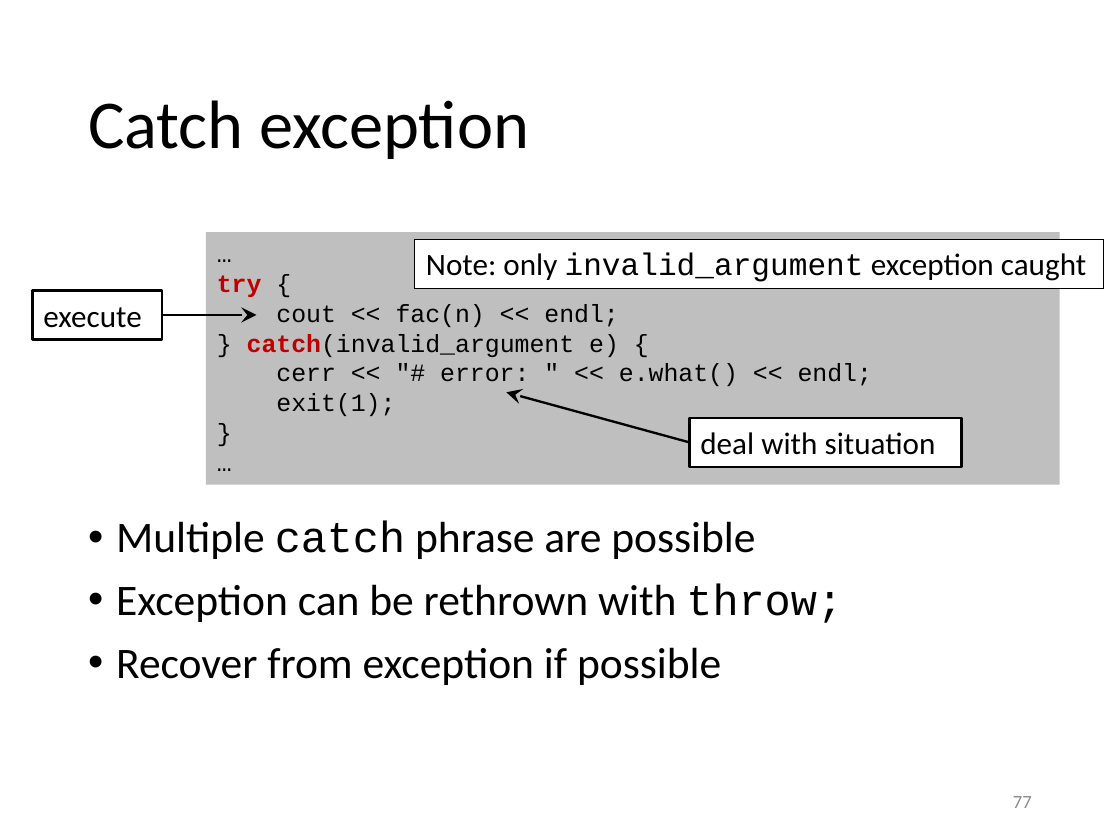
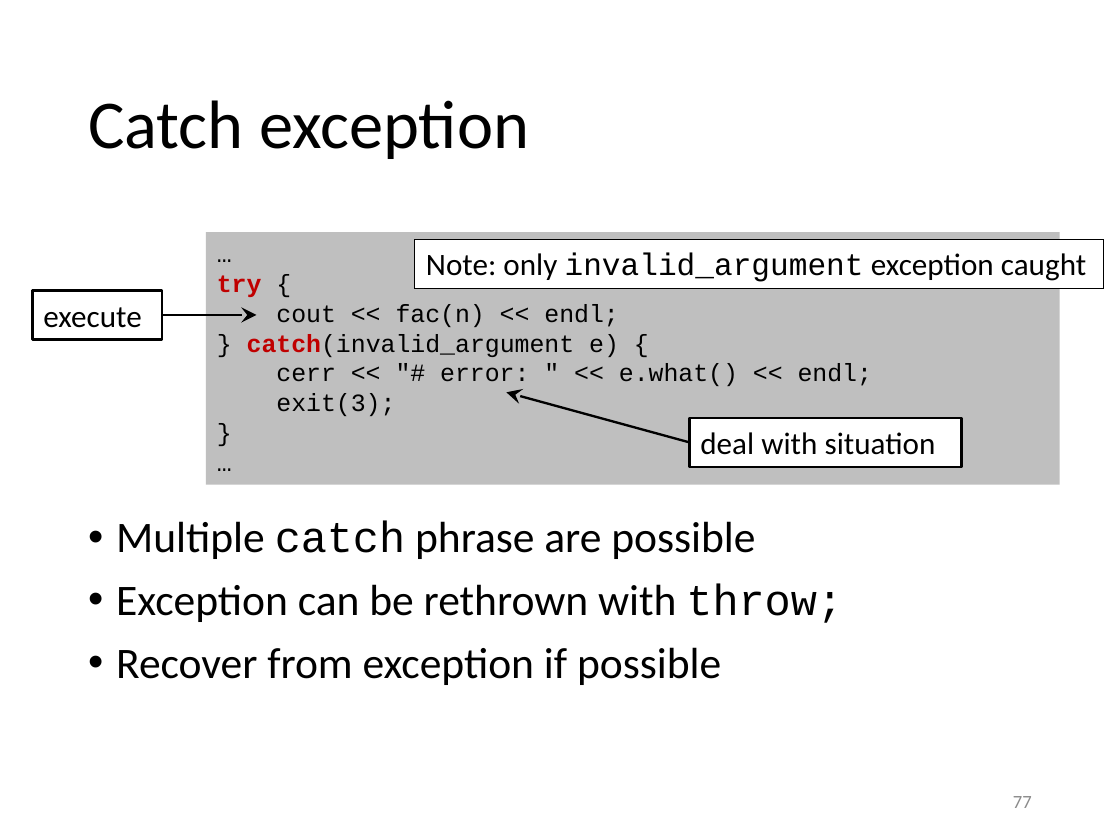
Before and after one commit to gjbex/Scientific-C-plus-plus, a slide deck: slide 77 of scientific_cpp.pptx. Drawn at 1120x840 pixels with LibreOffice and Linux fonts; fonts in the diff are those of the drawing. Boxes give left, top, right and bottom in pixels: in the first picture for what was removed or moved away, otherwise in the second. Text is boxed around its words. In the diff, an @@ line names an element or a change of style, - is before the commit and + after.

```diff
--- a/scientific_cpp.pptx
+++ b/scientific_cpp.pptx
@@ text in rectangle at (x1=276, y1=393, x2=395, y2=416): text changed @@
-exit(1);
+exit(3);
```
Also in this commit, not shown: 2 other slides changed.
